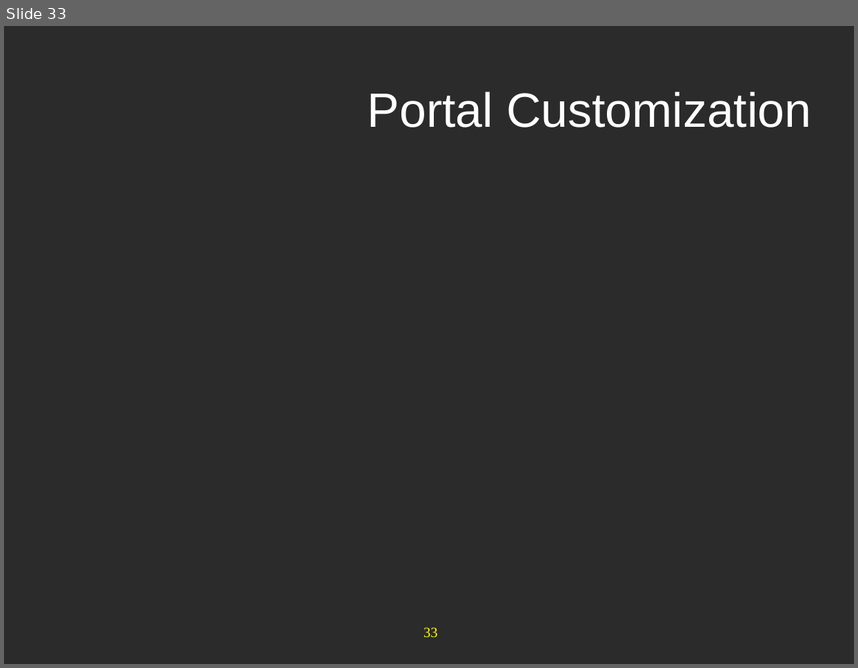
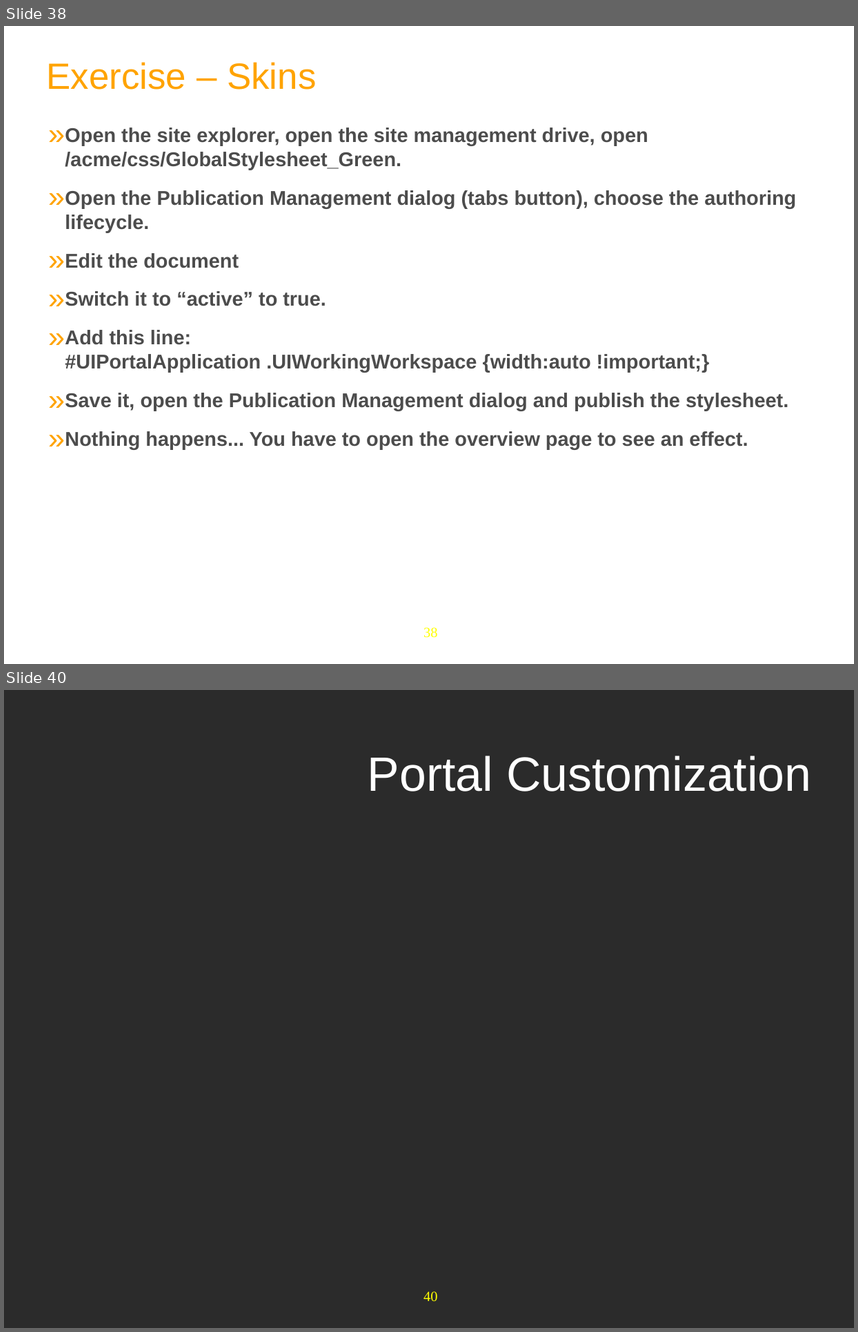
Before and after one commit to anhvurz90/training, a slide deck: exo-developer/220-customization/slides/220-customization-XDev-en.ppt. Shown one above the other, each under a label of ours: slide 33 before the commit, slides 38 and 40 after it; the slides between them are not shown. The pictures are 858x668 and 858x1332 pixels, drawn with LibreOffice and Linux fonts; fonts in the diff are those of the drawing; background and template pictures are left out; a plain dark background stands for a picture behind light text. Boxes give left, top, right and bottom in pixels: in the first picture for what was removed or moved away, otherwise in the second. Text is boxed around its words. In the diff, an @@ line names an element or a change of style, - is before the commit and + after.

```diff
--- a/exo-developer/220-customization/slides/220-customization-XDev-en.ppt
+++ b/exo-developer/220-customization/slides/220-customization-XDev-en.ppt
@@ slide 38 added at [4,26,854,664], background #FFFFFF; not listed: 1 template element that a slide beside it also shows @@
@@ text added at [46,62,316,89], 44 pt, text #FFA300 @@
+Exercise – Skins
@@ text added at [65,127,796,450], 24 pt, text #4C4C4C, bold @@
+» Open the site explorer, open the site management drive, open /acme/css/GlobalStylesheet_Green.
+» Open the Publication Management dialog (tabs button), choose the authoring lifecycle.
+» Edit the document
+» Switch it to “active” to true.
+» Add this line:
+  #UIPortalApplication .UIWorkingWorkspace {width:auto !important;}
+» Save it, open the Publication Management dialog and publish the stylesheet.
+» Nothing happens... You have to open the overview page to see an effect.
@@ what was slide 33 is now slide 40 @@
@@ page number at [424,1291,437,1301]: text changed @@
-33
+40
```
Also in this commit, not shown: 5 slides changed, 11 other slides added, 5 slides removed.
